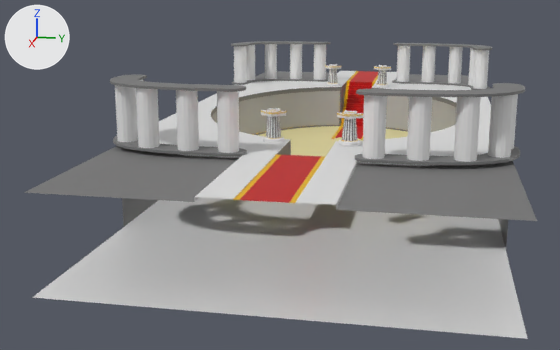
A saved change to the glTF model resources/3d_asset/models/Cosmostasia_Arena1.glb.
The view is the same before and after, from a 50 mm camera at (32.1, 3.9, 8.0) aimed at (1.0, -2.3, 0.3). The axes (+X, +Y, +Z) are drawn at upper left. The lights are the same throughout. Where no turn or scale is listed for an object, it has been applied to the vertices. Vertices at the same position are counted once.

The first picture shows 'BrasierENE', 'BrasierESE', 'MainArena', 'PillarsNE', 'PillarsNW', 'PillarsSE', 'PillarsSW'.
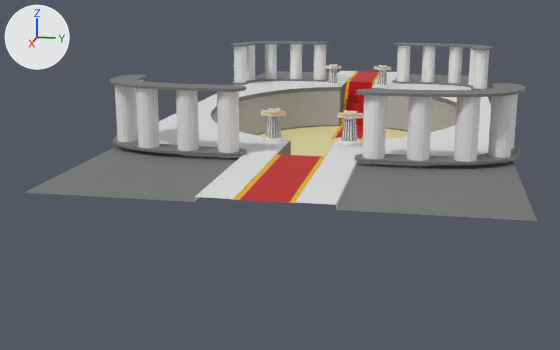
Where the change shows, as pixel boxes (x1, y1, x2, y2) in the pictures (560 x 350 px):
'MainArena', reshaped (44% shorter): before (24, 71, 537, 339); after (24, 71, 537, 221)
part 1 of me_cube, deleted: before (32, 197, 528, 339)

The change, as a diff of the scene's bpy script:
```diff
--- a/resources/3d_asset/models/Cosmostasia_Arena1.glb.py
+++ b/resources/3d_asset/models/Cosmostasia_Arena1.glb.py
@@ me_cube @@
 me_cube.from_pydata(...)  # 972 vertices, 1898 faces; spans x -14.6..14.6, y -6.3..6.3, z -1.0..2.0
 # used by ob_mainarena; location = (0.0, 0.0, 0.96)
 # verts and faces of me_cube; kept vertices keep their numbers, new ones are numbered from 972
 # before: 0 (8.4, 6.3, 2.0), 2 (8.4, 6.3, -1.0) at pixel (506, 251), 3 (8.4, -6.3, 2.0), 5 (8.4, -6.3, -1.0) at pixel (123, 227), 6 (-8.4, 6.3, 2.0)
 # before: 7 (-8.4, 6.3, -1.0), 9 (-8.4, -6.3, 2.0), 10 (-8.4, -6.3, -1.0), 130 (9.6, 0.8, -1.0) at pixel (323, 252), 131 (9.6, -0.8, -1.0) at pixel (275, 249)
 # before: 136 (-14.6, -6.3, -1.0), 138 (-14.6, 6.3, -1.0), 141 (14.6, -0.8, -1.0) at pixel (234, 314), 142 (14.6, -6.3, -1.0) at pixel (32, 297), 143 (14.6, 6.3, -1.0) at pixel (527, 338)
 # before: 145 (14.6, 0.8, -1.0) at pixel (294, 319)
+# me_cube part 1
+delete_vertices([2, 5, 7, 10, 130, 131, 136, 138, 141, 142, 143, 145])  # with the faces that use them
 me_cube.materials.append(mat_marble)
```
